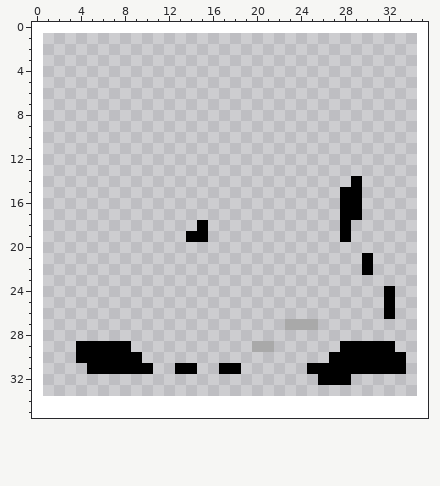
Pixel-art sprite: AridArnold/Content/Campaigns/MainCampaign/Levels/0801.png. Above: the version before the commit.
The file is 36x36 pixels. Colours within 5 levels of each other are drawn and written as one.
After:
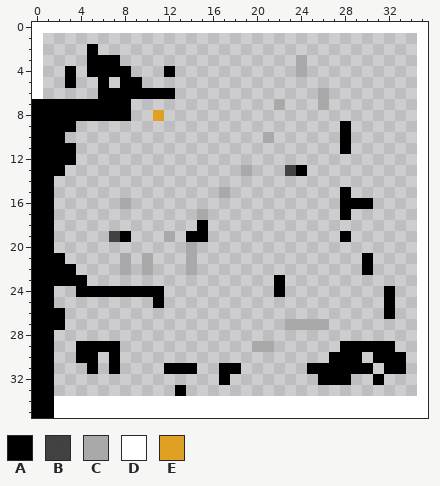
Palette (. is transparent): A #000000  B #404040fc  C #a9a9a9fc  D #ffffff  E #e0a021
Diff:
There is now colour A in row 2 at x 5; in row 3 at x 5 to 7; in row 4 at x 3, 5 to 8 and 12; in row 5 at x 3, 6 and 8 to 9; in row 6 at x 6 to 12; in rows 7 to 8 at x 1 to 8.
There is now colour A in row 9 at x 1 to 3 and 28; in row 10 at x 1 to 2 and 28; in row 11 at x 1 to 3 and 28; in row 12 at x 1 to 3; in row 13 at x 1 to 2 and 24; in rows 14 to 15 at x 1.
There is now colour A in row 16 at x 1 and 30; in rows 17 to 18 at x 1; in row 19 at x 1 and 8; in row 20 at x 1; in row 21 at x 1 to 2; in row 22 at x 1 to 3.
There is now colour A in row 23 at x 1 to 4 and 22; in row 24 at x 1, 4 to 11 and 22; in row 25 at x 1 and 11; in rows 26 to 27 at x 1 to 2; in rows 28 to 30 at x 1; in row 31 at x 1 and 12.
There is now colour A in row 32 at x 1, 17 and 31; in row 33 at x 1 and 13.
The edit turns colour D into colour A in rows 7 to 33 at x 0; in rows 34 to 35 at x 0 to 1.
There is now colour B in row 13 at x 23; in row 19 at x 7.
There is now colour C in rows 3 to 4 at x 24; in row 6 at x 26; in row 7 at x 22 and 26; in row 10 at x 21; in row 13 at x 19; in row 15 at x 17.
There is now colour C in row 16 at x 8; in row 17 at x 15; in row 19 at x 12; in row 20 at x 14; in rows 21 to 22 at x 8, 10 and 14; in row 27 at x 26.
There is now colour E in row 8 at x 11.
The edit erases colour A in rows 14 to 15 at x 29; in row 17 at x 29; in row 18 at x 28; in row 29 at x 8; in row 30 at x 6, 8 to 9 and 30; in row 31 at x 6, 8 to 10 and 31.
Changed places in both pictures, as pixel boxes (x1, y1, x2, y2):
changed: (32, 44, 384, 418)
